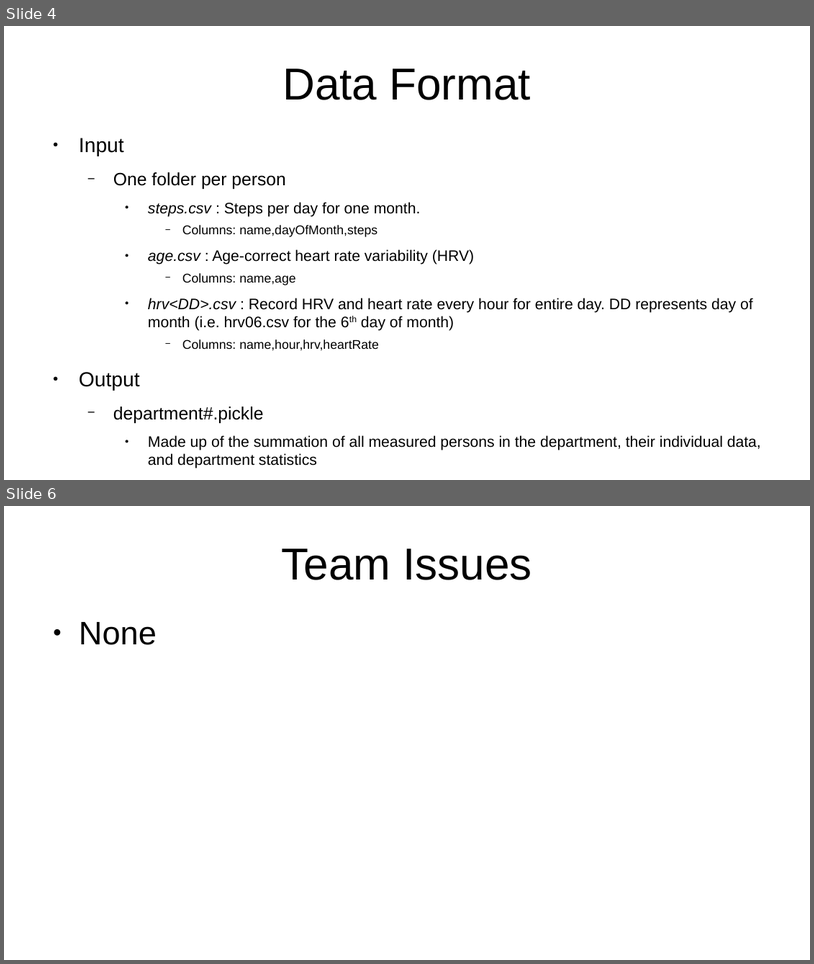
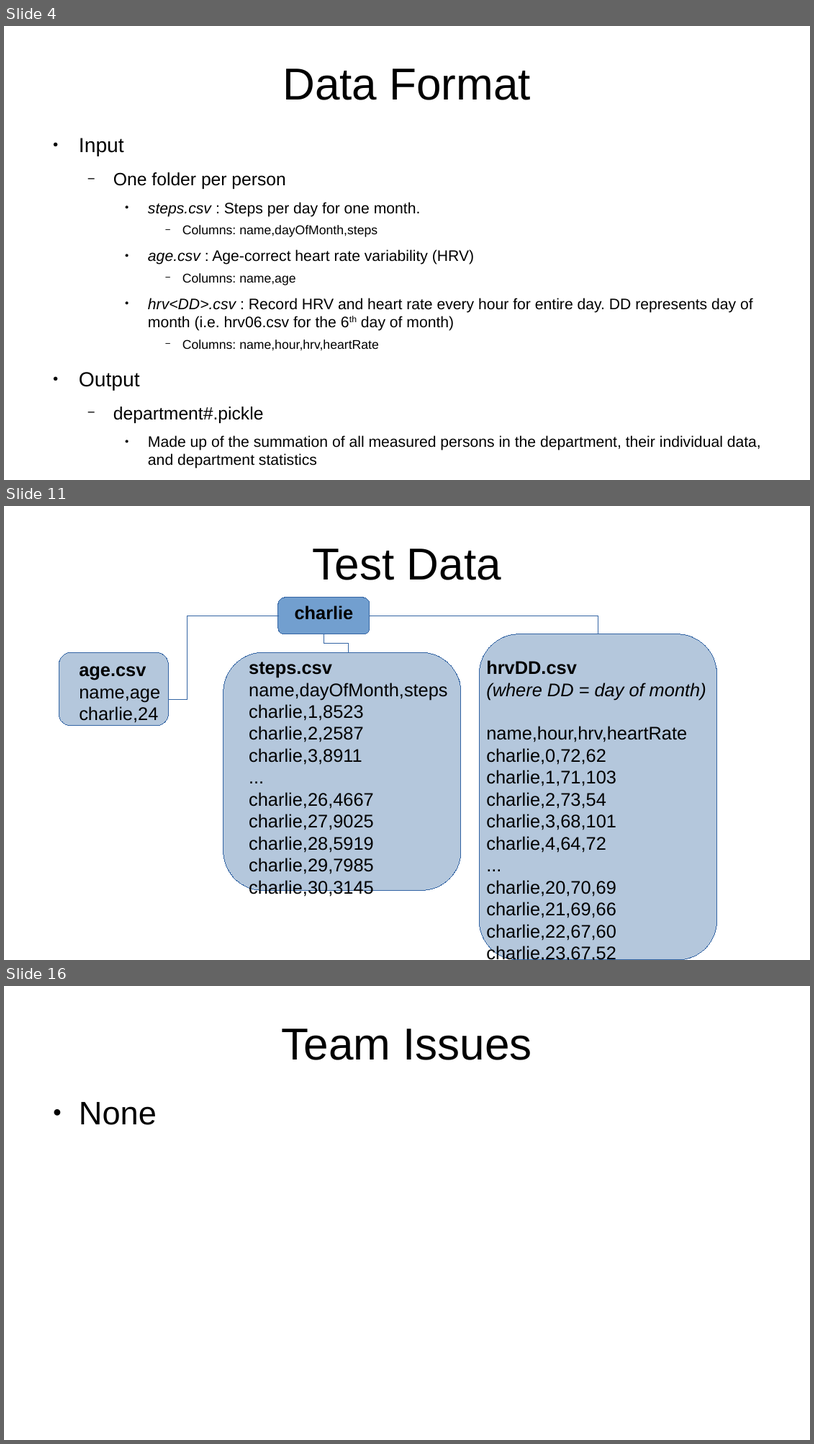
Before and after one commit to arlemoine/CS340_F_24_char_junkies, a slide deck: Misc/project_report.odp. Shown one above the other, each under a label of ours: slides 4 and 6 before the commit, slides 4, 11 and 16 after it; the slides between them are not shown. The pictures are 814x964 and 814x1444 pixels, drawn with LibreOffice and Linux fonts; fonts in the diff are those of the drawing. Boxes give left, top, right and bottom in pixels: in the first picture for what was removed or moved away, otherwise in the second. Text is boxed around its words. In the diff, an @@ line names an element or a change of style, - is before the commit and + after.

```diff
--- a/Misc/project_report.odp
+++ b/Misc/project_report.odp
@@ slide 11 added at box(4, 506, 810, 960), background #FFFFFF @@
@@ title added at box(313, 548, 502, 580), 44 pt, text #000000 @@
+Test Data
@@ rounded rectangle added at box(278, 597, 370, 634), fill #729FCF, outline #3465A4 0 pt @@
@@ text added at box(295, 605, 354, 620), 18 pt, text #000000, bold @@
+charlie
@@ elbow line added from (278, 615) to (169, 699), #3465A4 0 pt @@
@@ elbow line added from (324, 634) to (349, 652), #3465A4 0 pt @@
@@ elbow line added from (370, 615) to (599, 634), #3465A4 0 pt @@
@@ freeform shape added at box(480, 634, 718, 960), fill #B4C7DC, outline #3465A4 0 pt @@
@@ rounded rectangle added at box(59, 652, 169, 726), fill #B4C7DC, outline #3465A4 0 pt @@
@@ rounded rectangle added at box(224, 652, 461, 890), fill #B4C7DC, outline #3465A4 0 pt @@
@@ text added at box(79, 666, 160, 723), 18 pt, text #000000 @@
+age.csv
+name,age
+charlie,24
@@ text added at box(249, 662, 448, 897), 18 pt, text #000000 @@
+steps.csv
+name,dayOfMonth,steps
+charlie,1,8523
+charlie,2,2587
+charlie,3,8911
+...
+charlie,26,4667
+charlie,27,9025
+charlie,28,5919
+charlie,29,7985
+charlie,30,3145
@@ text added at box(486, 660, 707, 940), 18 pt, text #000000 @@
+hrvDD.csv
+(where DD = day of month)
+name,hour,hrv,heartRate
+charlie,0,72,62
+charlie,1,71,103
+charlie,2,73,54
+charlie,3,68,101
+charlie,4,64,72
+...
+charlie,20,70,69
+charlie,21,69,66
+charlie,22,67,60
+charlie,23,67,52
@@ what was slide 6 is now slide 16 @@
```
Also in this commit, not shown: 1 slide changed, 9 other slides added, 13 other files.
